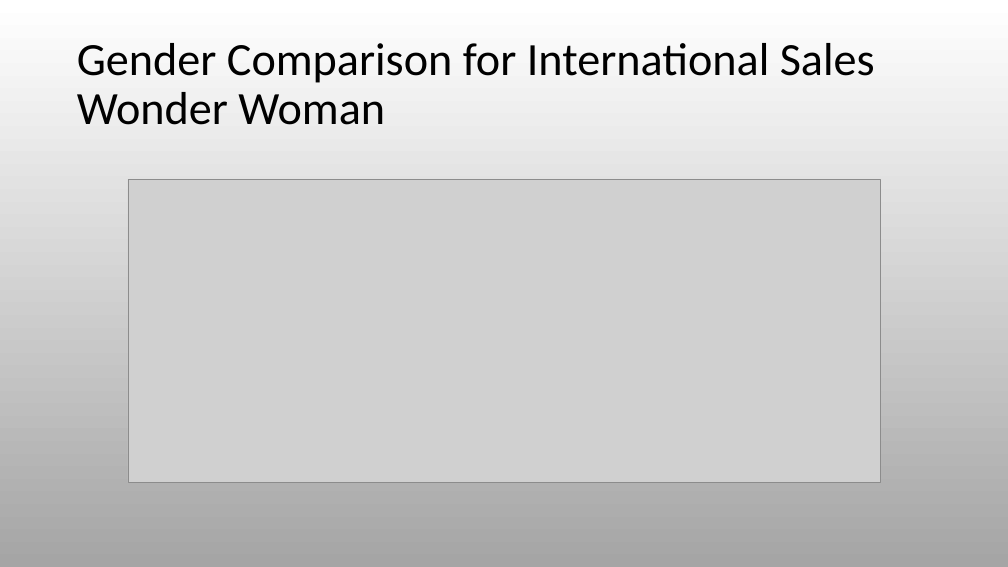
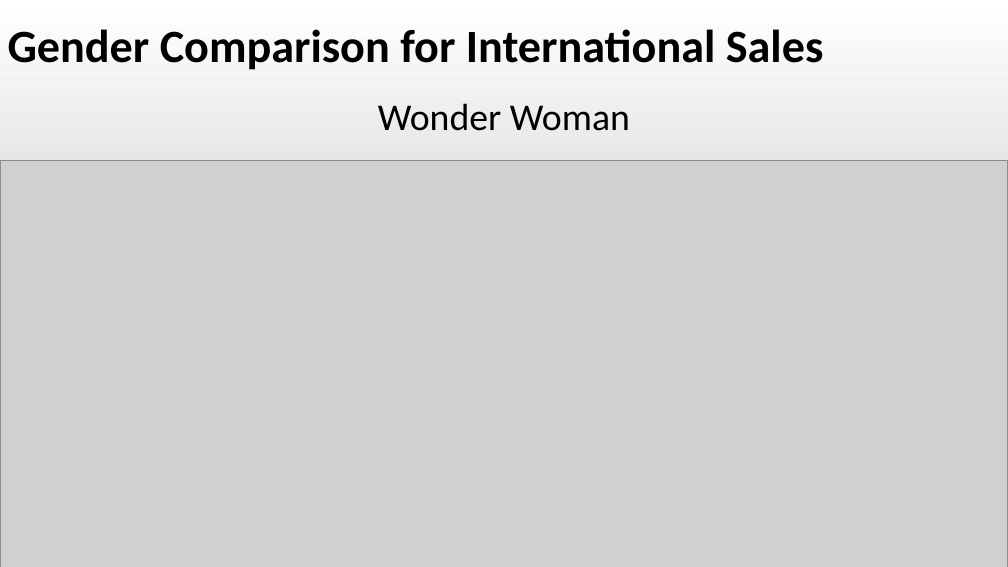
Before and after one commit to RyanSchraeder/Team-Aurora-Marvels, a slide deck: slide 19 of Project_1_Superheros.pptx (slide 17 before the commit). Drawn at 1008x567 pixels with LibreOffice and Linux fonts; fonts in the diff are those of the drawing; grey boxes stand for pictures. Boxes give left, top, right and bottom in pixels: in the first picture for what was removed or moved away, otherwise in the second. Text is boxed around its words. In the diff, an @@ line names an element or a change of style, - is before the commit and + after.

```diff
--- a/Project_1_Superheros.pptx
+++ b/Project_1_Superheros.pptx
@@ text at (x1=8, y1=29, x2=824, y2=70): text changed; bold on @@
-Gender Comparison for International Sales
-Wonder Woman
+Gender Comparison for International Sales
@@ text added at (x1=378, y1=103, x2=630, y2=131), 36 pt, text #000000 @@
+Wonder Woman
@@ picture resized from (x1=128, y1=179, x2=880, y2=482) to (x1=0, y1=161, x2=1008, y2=567) @@
```
Also in this commit, not shown: 23 other slides changed, 1 slide added.
